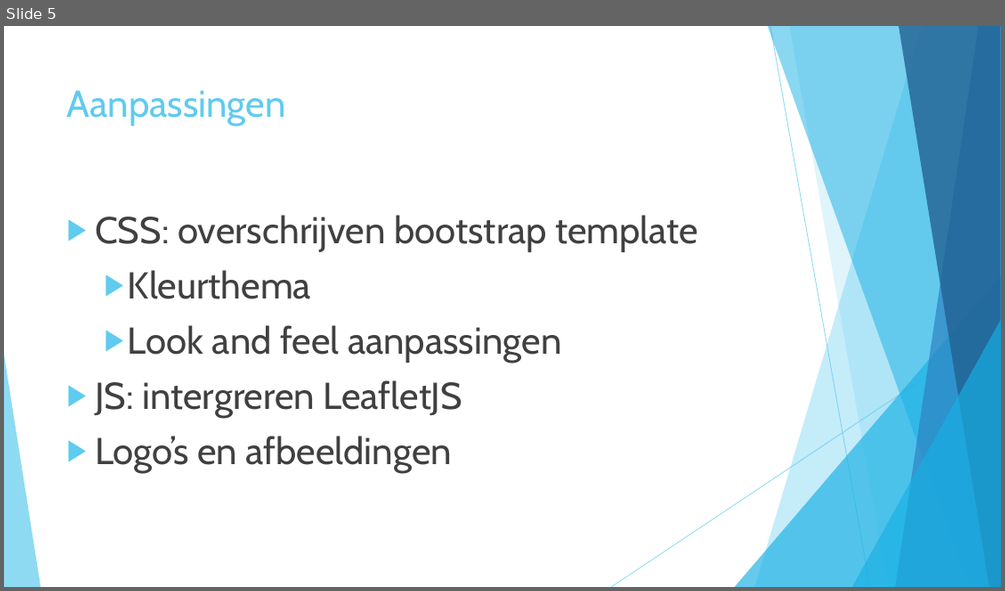
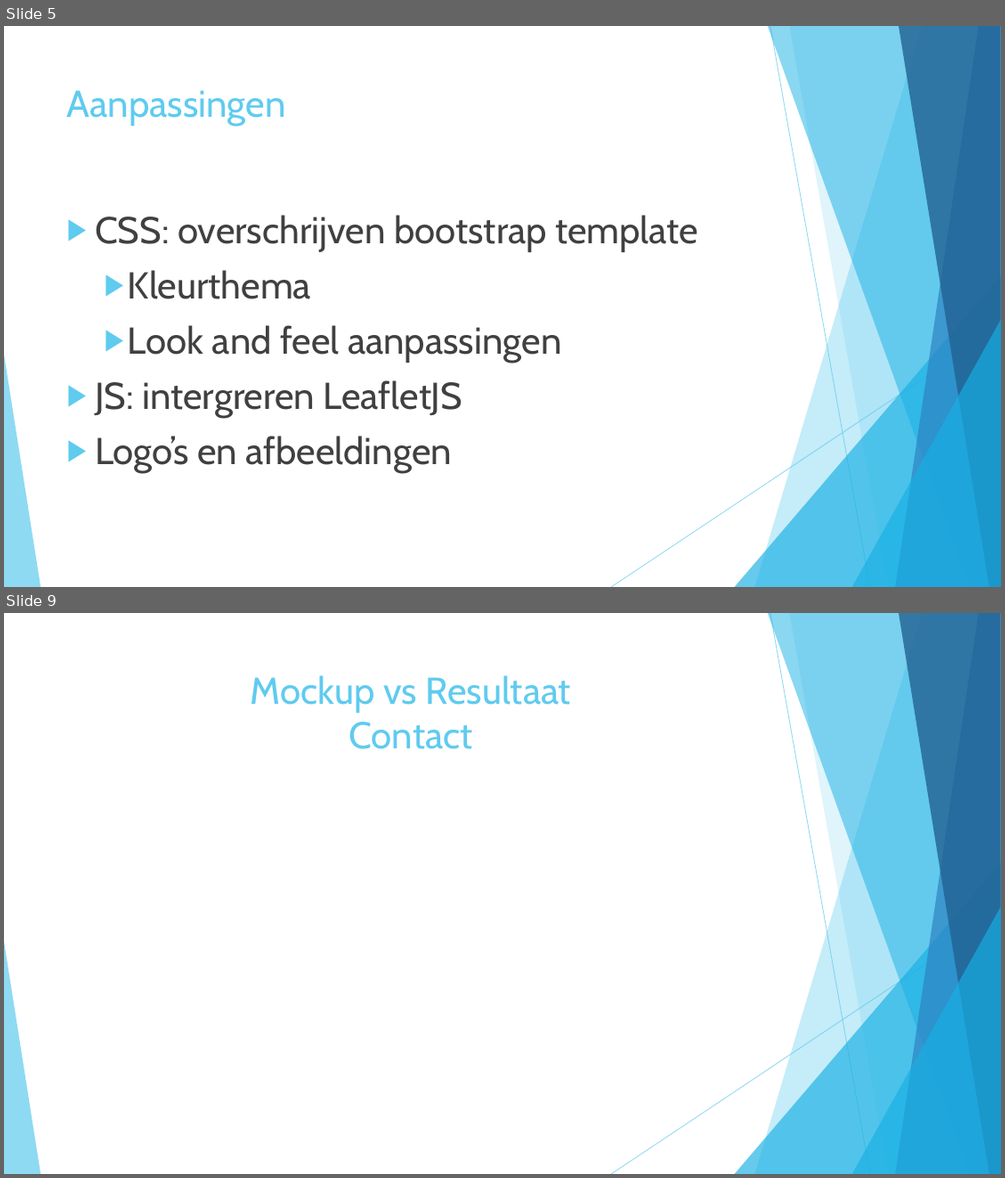
Before and after one commit to wimbou78/portfolio, a slide deck: portfolio.pptx. Shown one above the other, each under a label of ours: slide 5 before the commit, slides 5 and 9 after it; the slides between them are not shown. The pictures are 1005x591 and 1005x1178 pixels, drawn with LibreOffice and Linux fonts; fonts in the diff are those of the drawing. Boxes give left, top, right and bottom in pixels: in the first picture for what was removed or moved away, otherwise in the second. Text is boxed around its words. In the diff, an @@ line names an element or a change of style, - is before the commit and + after.

```diff
--- a/portfolio.pptx
+++ b/portfolio.pptx
@@ slide 9 added at [4, 613, 1001, 1174], background #FFFFFF; not listed: 10 template elements that a slide beside it also shows @@
@@ title added at [251, 675, 571, 749], 36 pt, text #5FCBEF @@
+Mockup vs Resultaat
+Contact
```
Also in this commit, not shown: 3 other slides added.
